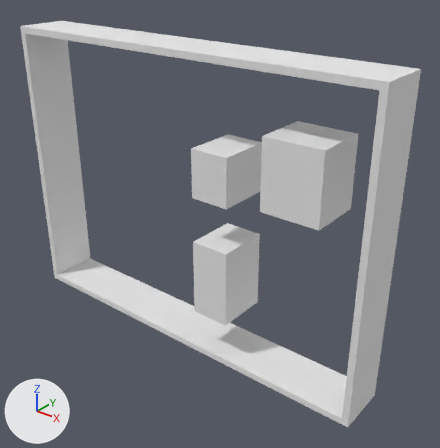
Renders of the OBJ model Models/iLQG-TRO-Task2.obj from each side of a commit.
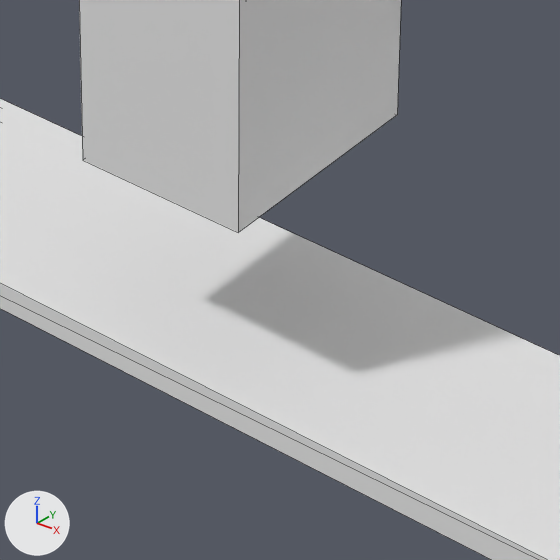
There are two pictures of each version: one whole from a 50 mm camera at (21.42, -16.53, 14.65) aimed at (8.64, -0.56, 4.74), one close up on the part from 40% to 66% of the width and 62% to 87% of the height. The lights are fixed; the arrows at lower left show +X, +Y and +Z. The close-ups show mesh edges as thin lines. Where no turn or scale is listed for an object, it has been applied to the vertices.

In view in the first close-up: 'iLQG-TRO-Task2'.
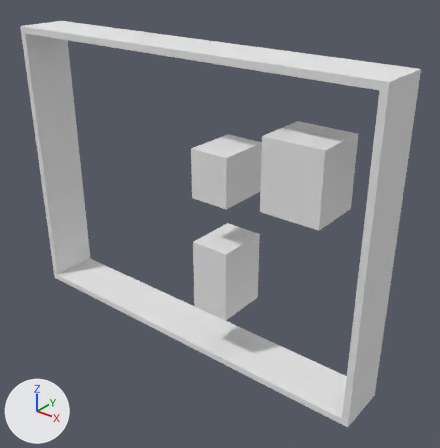
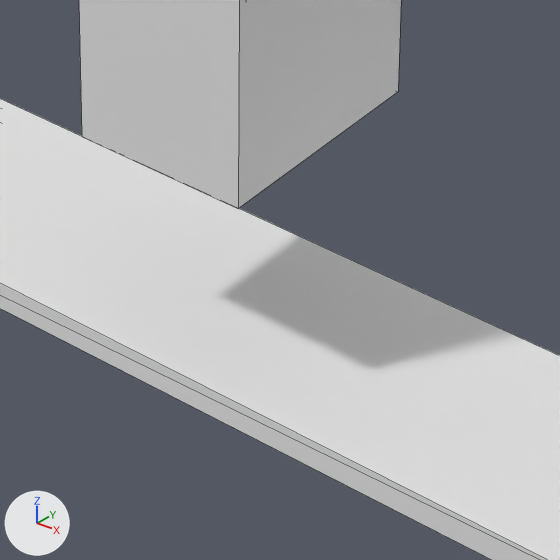
Where the change shows, as pixel boxes (x1, y1, x2, y2) in the close-ups (560 x 560 px; the box of a moved part takes in the faces that stretch with it):
part 1 of me_ilqg_tro_task2, moved or reshaped: before (79, 0, 401, 232); after (79, 0, 401, 208)

The change, as a diff of the scene's bpy script:
```diff
--- a/Models/iLQG-TRO-Task2.obj.py
+++ b/Models/iLQG-TRO-Task2.obj.py
@@ me_ilqg_tro_task2 @@
 me_ilqg_tro_task2.from_pydata(...)  # 40 vertices, 42 faces; spans x -0.2..15.2, y -2.0..0.0, z -0.2..11.2
 # used by ob_ilqg_tro_task2; location = (0.0, 0.0, 0.0)
 # before: 28 (8.6, 0.0, 1.6), 29 (10.1, 0.0, 1.6) at pixel (397, 114), 30 (8.6, -2.0, 1.6) at pixel (82, 160), 31 (10.1, -2.0, 1.6) at pixel (238, 232)
+# me_ilqg_tro_task2 part 1
+for i in [*range(28, 32)]: me_ilqg_tro_task2.vertices[i].co += Vector((0.0, 0.0, 0.2))
 me_ilqg_tro_task2.materials.append(mat_frontcolor)
```
